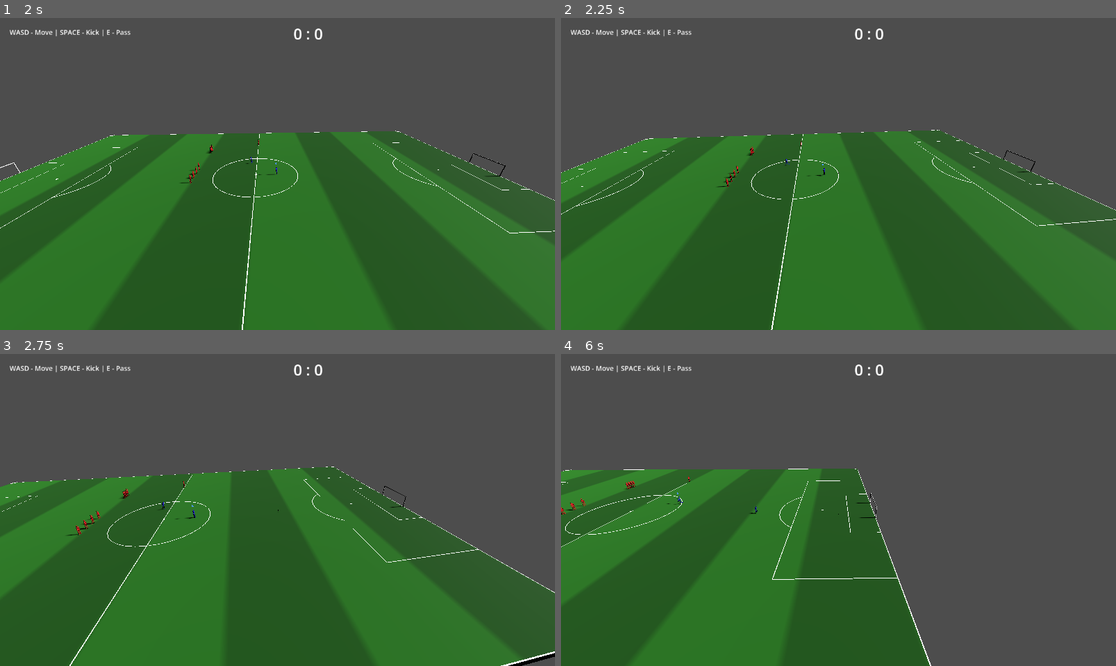
Above: before the commit, frames 1-4 (two rows, left to right).
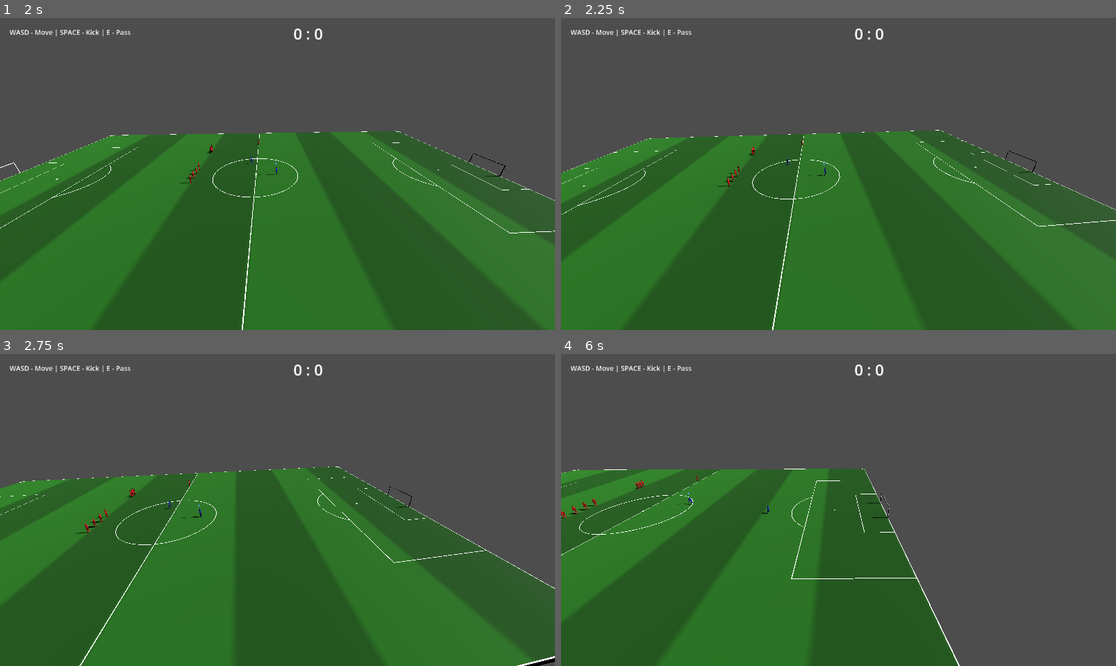
Above: after the commit, the same moments.

Repository: Churikov0112/open_football
Game: Godot game, scene res://scenes/main_menu.tscn
Two runs of this game, one before a commit and one after it. Both use one fixed random seed, a clock stepped at 60 frames per second and the inputs below.
Inputs (mouse positions are in pixels of both pictures, inside the frame that each line leads up to):
- Up to frame 1 (2 s): click "Start Match" at 0.5 s; move the mouse to (399, 158) at 1.27 s; hold Right (move_right) from 1.28 s (still down); hold D (kick) from 1.28 s (still down); click (399, 158) at 1.42 s
- Up to frame 2 (2.25 s): release Right (move_right) at 2 s; release D (kick) at 2 s; drag from (727, 189) to (810, 236) at 2.02 s
- Up to frame 3 (2.75 s): no input
- Up to frame 4 (6 s): move the mouse to (894, 441) at 2.77 s; hold Right (move_right) 2.78-3.5 s; hold Q (combo_modifier) 2.78-3.5 s; tap D (kick) at 3.05 s; drag from (810, 572) to (672, 463) at 3.52 s; move the mouse to (1005, 556) at 4.27 s; hold Left (move_left) 4.28-5 s; hold D (kick) 4.28-5 s; tap A (pass_lob) at 4.35 s; drag from (672, 463) to (755, 432) at 5.02 s; move the mouse to (866, 510) at 5.77 s; hold Down (move_back) from 5.78 s (still down); hold D (kick) from 5.78 s (still down); tap W (pass_through) at 5.85 s; click (866, 510) at 5.92 s

Frame 1 is identical in both runs. In frame 2, 0.8% of the frame differs, in the area x 0-100%, y 35-100%; in frame 3, 3.2%; in frame 4, 7.5%, in the area x 0-72%, y 36-100%.

Commit message:
feat(shot): three foot shots via ShotSystem + commit-launch (bullet/curl/chip) + context clearance
_fire_shot replaces the placeholder ball.kick path for all three shot types:
- bullet: hybrid goal aim (auto-target + facing side + charge-scaled scatter/lift),
  ballistic_to the aim point; big charge lifts the target (over-bar miss risk)
- curl: same ballistic path + Magnus _curl toward the near corner (launch_curl)
- chip: PassSystem.launch_lob to the aim point, charge scales arc height
- clearance: when far from / turned away from the target goal, blast along facing

Target goal via _target_goal_center()/_attack_dir_z (half-time end-swap ready),
not hardcoded. _on_action_contact now dispatches launch_curl when _pending_curl
is set; _fire_pass clears _pending_curl so a pass after a curl shot stays flat.
SHOOTING constants added to football_constants. Curl side sign and all SHOT_/
CURL_/CHIP_/CLEARANCE_ tunings are live-tuning starts, pending manual playtest.

Co-Authored-By: Claude Opus 4.8 <noreply@anthropic.com>

Diff:
--- a/scripts/data/football_constants.gd
+++ b/scripts/data/football_constants.gd
@@ -48,6 +48,31 @@
                                  # (стенка), а не «пролетает сквозь», выпав из FLIGHT слишком рано
 const MAGNUS_FORCE := 50.0       # масштаб бокового/подъёмного импульса кручения в полёте (кручёный удар — Фаза 1)
 const MAGNUS_DECAY := 0.99       # затухание вектора _curl за физкадр
+
+
+# ═══════════════════════════════════════════
+#  SHOOTING (Фаза 1 — три удара + прицел + вынос)
+# ═══════════════════════════════════════════
+
+# --- Прямой удар (bullet) / прицел / вынос ---
+const SHOT_POWER_MIN := 16.0        # горизонтальная скорость при мин. заряде, м/с
+const SHOT_POWER_MAX := 30.0        # при полном заряде
+const SHOT_OVER_LIFT := 0.8         # на макс. заряде цель поднимается на height+это (риск через перекладину), м
+const SHOT_SCATTER_BASE := 0.9      # базовый разброс прицела, м
+const SHOT_SCATTER_DIST_REF := 22.0 # дистанция, на которой разброс базовый, м
+const CLEARANCE_ZONE_DIST := 32.0   # дальше этого до чужих ворот → вынос
+const CLEARANCE_FACING_DOT := 0.2   # facing·(на ворота) ниже → вынос
+const CLEARANCE_POWER := 26.0       # сила выноса, м/с
+const CLEARANCE_LIFT := 6.0         # подъём выноса, м/с
+
+# --- Кручёный (Magnus) ---
+const CURL_STRENGTH_MIN := 2.0      # боковая сила кручения при мин. заряде (в единицах _curl.z)
+const CURL_STRENGTH_MAX := 6.0      # при полном заряде (сильнее закручивает)
+const CURL_LIFT := 1.2              # подъёмная составляющая дуги (_curl.y)
+
+# --- Черпачок (chip) ---
+const CHIP_PEAK_MIN := 2.5          # высота параболы при мин. заряде, м
+const CHIP_PEAK_MAX := 6.0          # при полном заряде (выше перекидывает)
 
 
 # ═══════════════════════════════════════════
--- a/scripts/match/match_manager.gd
+++ b/scripts/match/match_manager.gd
@@ -13,6 +13,9 @@
 var controlled_player: CharacterBody3D
 var field_length: float = FootballConstants.HALF_FIELD_LENGTH
 var field_width: float = FootballConstants.HALF_FIELD_WIDTH
+# team_1 атакует −Z в первом тайме; половина флипает знак (будущий half-time-свап).
+# ОДНО место, задающее сторону чужих ворот для прицела ударов — см. _target_goal_center().
+var _attack_dir_z: float = -1.0
 var controlled_player_indicator: MeshInstance3D
 var _target_indicator: MeshInstance3D
 
@@ -62,6 +65,7 @@
 
 var _pass_rng := RandomNumberGenerator.new()
 var _pending_launch: Vector3 = Vector3.ZERO
+var _pending_curl: Vector3 = Vector3.ZERO
 
 # Receive-assist: пока летит пас, слегка подруливаем ввод человека-адресата к мячу.
 var _receive_active: bool = false
@@ -903,28 +907,72 @@
 	var player := _charge_player
 	if action in [ChargeAction.SHOT, ChargeAction.SHOT_CURL, ChargeAction.SHOT_CHIP]:
 		var ratio := clampf(_charge_time / KICK_CHARGE_MAX_TIME, 0.0, 1.0)
-		var power := lerpf(KICK_POWER_MIN, KICK_POWER_MAX, ratio)
-		var dir: Vector3 = ball.get_dribble_direction()
-		dir.y = lerpf(0.02, 0.15, ratio)  # настильно: слабый удар почти по земле, сильный — лёгкий подъём
 		_cancel_charge()
-
-		# Подключаемся к commit-action системе, но БЕЗ блокировки мотора.
-		# ball.kick() будет вызван из _on_action_contact по сигналу анимации.
-		_action_player = player
-		_action_dir = dir
-		_action_power = power
-		_kick_action_active = true
-		var visual := _player_visual(player)
-		if visual != null and visual.trigger("kick"):
-			return  # ждём action_contact
-		# Фолбэк без анимации: бьём сразу
-		ball.kick(dir, power)
-		_action_player = null
-		_kick_action_active = false
+		_fire_shot(action, player, ratio)
 	else:
 		var charge_ratio := clampf(_charge_time / FootballConstants.PASS_CHARGE_MAX_TIME, 0.0, 1.0)
 		_cancel_charge()
 		_fire_pass(action, player, charge_ratio)
+
+
+## Удар: контекст решает удар в ворота vs вынос; тип (прямой/кручёный/черпачок) — по action.
+## Импульс — через commit-action (ball.launch / launch_curl по action_contact), как у паса.
+func _fire_shot(action: ChargeAction, player: CharacterBody3D, charge_ratio: float) -> void:
+	if not ball.has_method(&"launch"):
+		return
+	var from: Vector3 = ball.global_position
+	var goal_center := _target_goal_center()  # чужие ворота (гибко, флипается на half-time)
+	var half_w: float = FootballConstants.GOAL_WIDTH / 2.0
+	var height: float = FootballConstants.GOAL_HEIGHT
+	var facing: Vector3 = ball.get_dribble_direction()
+	var g := _ball_gravity()
+	var launch_vel: Vector3
+	var curl := Vector3.ZERO
+
+	if ShotSystem.wants_clearance(from, goal_center, facing,
+			FootballConstants.CLEARANCE_ZONE_DIST, FootballConstants.CLEARANCE_FACING_DOT):
+		# ВЫНОС: мощно по facing вдаль, без прицела в створ.
+		var power := lerpf(FootballConstants.CLEARANCE_POWER, FootballConstants.CLEARANCE_POWER * 1.2, charge_ratio)
+		launch_vel = ShotSystem.clearance_velocity(facing, power, FootballConstants.CLEARANCE_LIFT)
+	else:
+		# УДАР: прицел в створ (гибрид: авто-цель + смещение по facing + разброс).
+		var side_bias := ShotSystem.curl_side(from, goal_center, facing)  # знак угла по facing (±1)
+		var dist := Vector3(goal_center.x - from.x, 0.0, goal_center.z - from.z).length()
+		var scatter := ShotSystem.scatter_meters(FootballConstants.SHOT_SCATTER_BASE, charge_ratio,
+			dist, FootballConstants.SHOT_SCATTER_DIST_REF)
+		var aim := ShotSystem.goal_aim_point(goal_center, half_w, height, side_bias, charge_ratio,
+			FootballConstants.SHOT_OVER_LIFT, scatter, _pass_rng)
+		if action == ChargeAction.SHOT_CHIP:
+			# Черпачок: перекидывающая парабола к точке прицела (высота по заряду).
+			var peak := lerpf(FootballConstants.CHIP_PEAK_MIN, FootballConstants.CHIP_PEAK_MAX, charge_ratio)
+			launch_vel = PassSystem.launch_lob(from, aim, peak, g)
+		else:
+			# Прямой и кручёный: настильная баллистика в точку прицела.
+			var power := lerpf(FootballConstants.SHOT_POWER_MIN, FootballConstants.SHOT_POWER_MAX, charge_ratio)
+			launch_vel = ShotSystem.ballistic_to(from, aim, power, g)
+			if action == ChargeAction.SHOT_CURL:
+				# Кручёный: боковой Magnus в сторону угла, ближнего к facing.
+				var side := ShotSystem.curl_side(from, goal_center, facing)
+				var strength := lerpf(FootballConstants.CURL_STRENGTH_MIN, FootballConstants.CURL_STRENGTH_MAX, charge_ratio)
+				curl = ShotSystem.curl_vector(side, strength, FootballConstants.CURL_LIFT)
+
+	# Commit-action: импульс по action_contact, launch-путь (сентинел _action_power = -1).
+	_action_player = player
+	_action_dir = launch_vel
+	_action_power = -1.0
+	_kick_action_active = true
+	_pending_launch = launch_vel
+	_pending_curl = curl
+	var visual := _player_visual(player)
+	if visual != null and visual.trigger("kick"):
+		return  # ждём action_contact
+	# Фолбэк без анимации: бьём сразу
+	if curl.length_squared() > 0.0001 and ball.has_method(&"launch_curl"):
+		ball.launch_curl(launch_vel, curl)
+	else:
+		ball.launch(launch_vel)
+	_action_player = null
+	_kick_action_active = false
 
 func _cancel_charge() -> void:
 	_charge_action = ChargeAction.NONE
@@ -1004,6 +1052,12 @@
 func _ball_gravity() -> float:
 	var g: float = ProjectSettings.get_setting("physics/3d/default_gravity", 9.8)
 	return g * ball.gravity_scale
+
+
+## Центр чужих ворот (в которые бьёт наша команда). Гибко — через _attack_dir_z, не хардкод,
+## чтобы смена ворот во втором тайме меняла прицел ударов в одном месте.
+func _target_goal_center() -> Vector3:
+	return Vector3(0.0, 0.0, _attack_dir_z * field_length)
 
 
 ## Выполнить пас: выбрать цель по прицелу, посчитать траекторию, применить импульс через
@@ -1058,6 +1112,7 @@
 	_action_power = -1.0       # маркер «это launch, а не kick»
 	_kick_action_active = true
 	_pending_launch = launch_vel
+	_pending_curl = Vector3.ZERO  # пас не крутится (сброс остаточного curl от прошлого кручёного удара)
 	# Передать управление принимающему сразу.
 	if receiver != null:
 		controlled_player = receiver
@@ -1133,7 +1188,10 @@
 				and facing.normalized().dot(to_ball.normalized()) < -0.2:
 			return  # мяч за спиной — удар/пас не производим
 	if _action_power < 0.0 and ball.has_method(&"launch"):
-		ball.launch(_pending_launch)
+		if _pending_curl.length_squared() > 0.0001 and ball.has_method(&"launch_curl"):
+			ball.launch_curl(_pending_launch, _pending_curl)
+		else:
+			ball.launch(_pending_launch)
 	elif ball.has_method(&"kick"):
 		ball.kick(_action_dir, _action_power)
 
